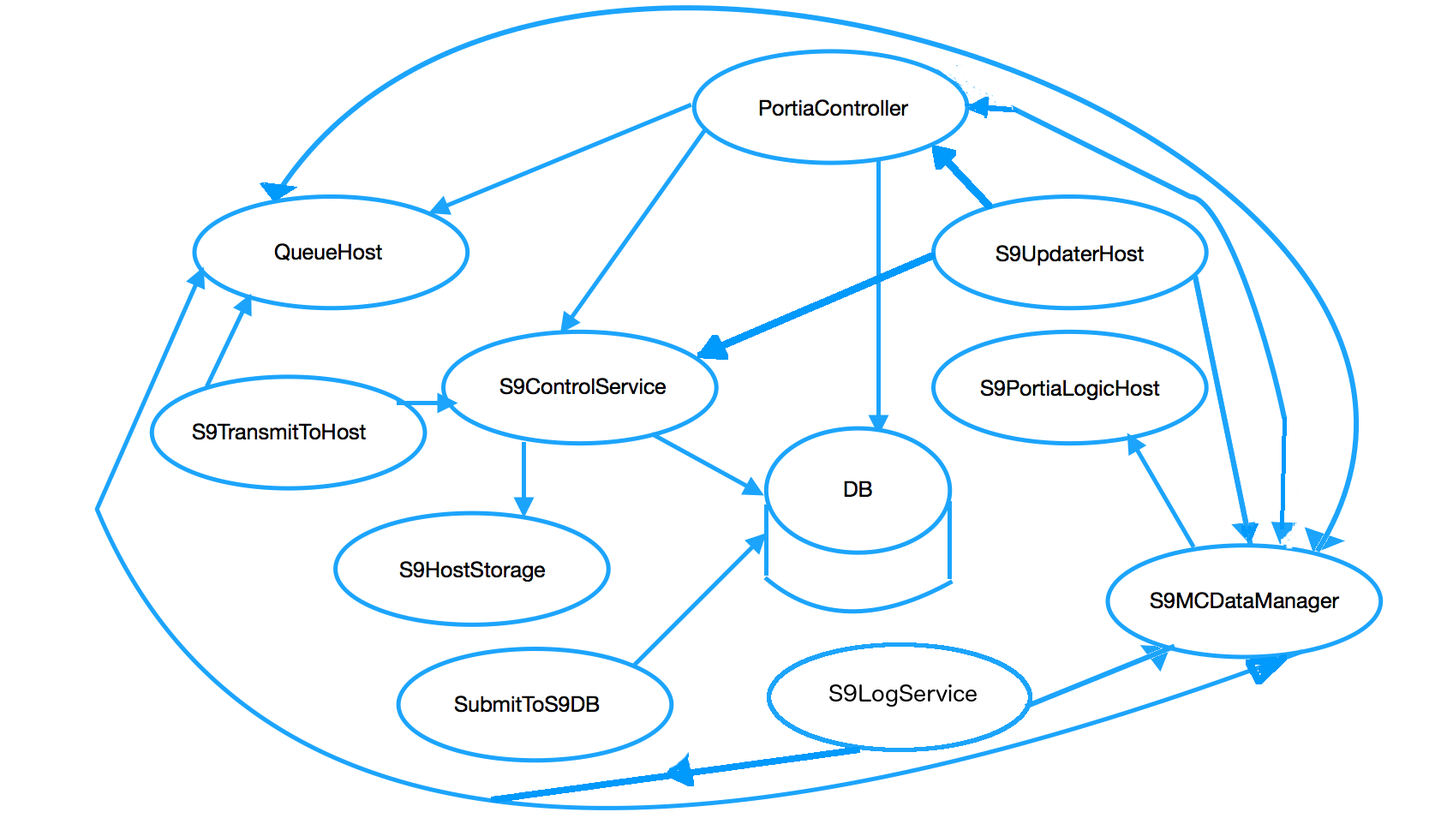
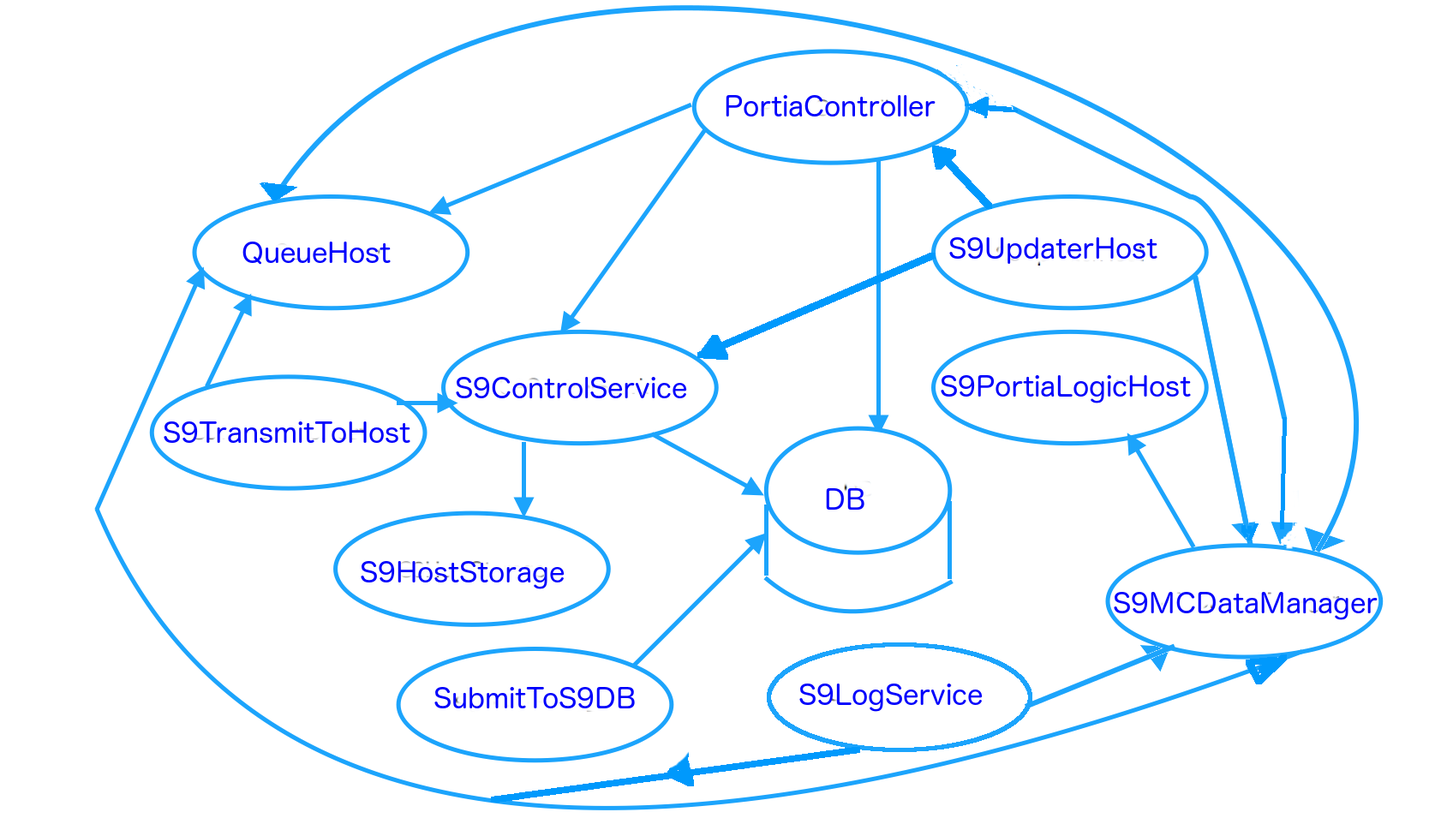
Two versions of the same layered image (1453×836). Layer-by-layer changes:
removed layer "ชั้นงาน" over [259, 95, 1288, 713]
added layer "S9MCDataManager" above "DB" over [1113, 592, 1378, 621]
added layer "DB" above "S9LogService" over [826, 488, 865, 510]
added layer "S9LogService" above "SubmitToS9DB" over [799, 683, 983, 713]
added layer "SubmitToS9DB" above "S9HostStorage" over [434, 687, 635, 710]
added layer "S9HostStorage" above "S9TransmitToHost" over [360, 561, 565, 590]
added layer "S9TransmitToHost" above "S9ControlService" over [163, 421, 411, 444]
added layer "S9ControlService" above "QueueHost" over [455, 377, 688, 400]
added layer "QueueHost" above "PortiaController" over [242, 241, 391, 265]
added layer "PortiaController" above "ชั้นงานที่แปะ" over [725, 95, 936, 118]
painted on "ชั้นงานที่แปะ" over [191, 95, 1341, 713]
